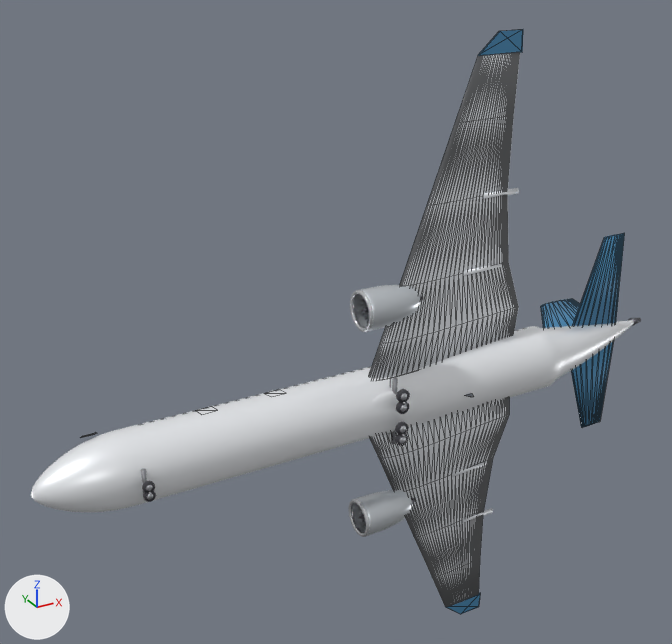
Two versions of the glTF model public/models/a220-300.glb, one commit apart.
Before and after are seen from a camera (50 mm lens) standing at (-24.4, -38.0, 24.2) and looking at (-1.3, 4.0, 3.2). The axes (+X, +Y, +Z) are drawn at lower left. The lights are the same throughout. The picture after the commit comes second. Mesh edges are drawn as thin lines on the coarser meshes. Where no turn or scale is listed for an object, it has been applied to the vertices.

The first picture shows 'Fin', 'Fuselage', 'HStab_L', 'HStab_R', 'Nacelle_-1_0', 'Nacelle_1_0', 'Sharklet_R', 'Wing_L', 'Wing_R' and 20 more.
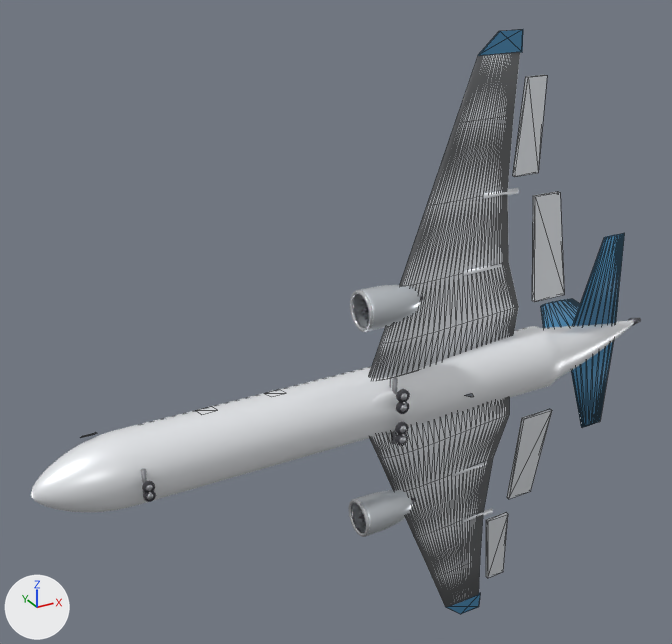
What differs and where, as boxes [x1, y1, x2, y2] in the pictures (672 x 644 px):
'Flap_R', added
    after: [532, 191, 564, 302]
'Aileron_R', added
    after: [513, 75, 547, 177]
'Flap_L', added
    after: [507, 409, 552, 499]
'Aileron_L', added
    after: [486, 513, 508, 578]

The change, as a list of edits to the scene's bpy script:
```text
Add me_aileron_r:
    me_aileron_r.from_pydata([(-0.38, -0.15, -2.55), (0.38, 0.35, 2.55), (1.67, 0.35, 2.55), (1.23, -0.15, -2.55), (-0.38, -0.35, -2.55), (0.38, 0.15, 2.55), (1.67, 0.15, 2.55), (1.23, -0.35, -2.55)], [], [(0, 1, 2), (0, 2, 3), (7, 6, 5), (7, 5, 4), (0, 4, 5), (0, 5, 1), (1, 5, 6), (1, 6, 2), (2, 6, 7), (2, 7, 3), (3, 7, 4), (3, 4, 0)])
    me_aileron_r.materials.append(mat_hd_wing)  # white #eaedf2
Add me_flap_r:
    me_flap_r.from_pydata([(0.06, -0.19, -3.03), (-0.06, 0.39, 3.03), (1.71, 0.39, 3.03), (2.27, -0.19, -3.03), (0.06, -0.39, -3.03), (-0.06, 0.19, 3.03), (1.71, 0.19, 3.03), (2.27, -0.39, -3.03)], [], [(0, 1, 2), (0, 2, 3), (7, 6, 5), (7, 5, 4), (0, 4, 5), (0, 5, 1), (1, 5, 6), (1, 6, 2), (2, 6, 7), (2, 7, 3), (3, 7, 4), (3, 4, 0)])
    me_flap_r.materials.append(mat_hd_wing)  # white #eaedf2
Add me_aileron_l:
    me_aileron_l.from_pydata([(-0.38, -0.15, 2.55), (0.38, 0.35, -2.55), (1.67, 0.35, -2.55), (1.23, -0.15, 2.55), (-0.38, -0.35, 2.55), (0.38, 0.15, -2.55), (1.67, 0.15, -2.55), (1.23, -0.35, 2.55)], [], [(0, 3, 2), (0, 2, 1), (7, 4, 5), (7, 5, 6), (0, 1, 5), (0, 5, 4), (1, 2, 6), (1, 6, 5), (2, 3, 7), (2, 7, 6), (3, 0, 4), (3, 4, 7)])
    me_aileron_l.materials.append(mat_hd_wing)  # white #eaedf2
Add me_flap_l:
    me_flap_l.from_pydata([(0.06, -0.19, 3.03), (-0.06, 0.39, -3.03), (1.71, 0.39, -3.03), (2.27, -0.19, 3.03), (0.06, -0.39, 3.03), (-0.06, 0.19, -3.03), (1.71, 0.19, -3.03), (2.27, -0.39, 3.03)], [], [(0, 3, 2), (0, 2, 1), (7, 4, 5), (7, 5, 6), (0, 1, 5), (0, 5, 4), (1, 2, 6), (1, 6, 5), (2, 3, 7), (2, 7, 6), (3, 0, 4), (3, 4, 7)])
    me_flap_l.materials.append(mat_hd_wing)  # white #eaedf2
Add ob_aileron_r:
    ob_aileron_r = bpy.data.objects.new('Aileron_R', me_aileron_r)
    ob_aileron_r.location = (8.14, 0.76, 13.72)
Add ob_flap_r:
    ob_flap_r = bpy.data.objects.new('Flap_R', me_flap_r)
    ob_flap_r.location = (9.26, 0.1, 6.86)
Add ob_aileron_l:
    ob_aileron_l = bpy.data.objects.new('Aileron_L', me_aileron_l)
    ob_aileron_l.location = (8.14, 0.76, -13.72)
Add ob_flap_l:
    ob_flap_l = bpy.data.objects.new('Flap_L', me_flap_l)
    ob_flap_l.location = (9.26, 0.1, -6.86)
```
